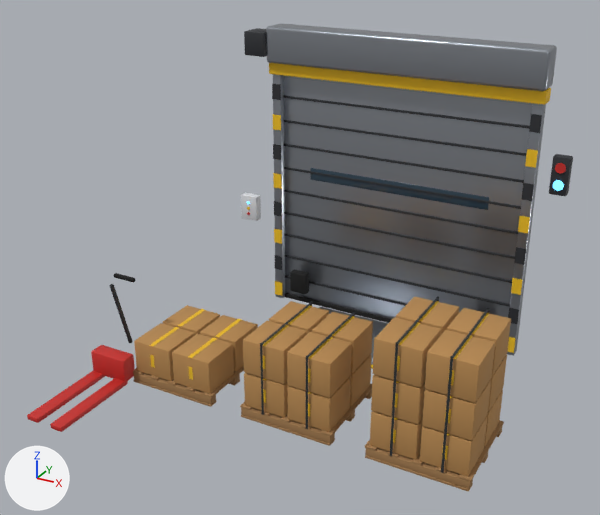
Renders of the FBX model unity/Openfleet/Assets/OpenFleet/Models/Station_Shipping.fbx from each side of a commit.
Camera for both pictures: a 50 mm lens placed at (3.73, -7.3, 5.29), pointed at (-0.24, -0.07, 1.68). Every picture has the same lights, and +X, +Y and +Z are marked at lower left. The first picture is the older version. Where no turn or scale is listed for an object, it has been applied to the vertices.

Objects in the first picture: 'Dock Door', 'Outbound Pallet', 'Outbound Pallet.001', 'Outbound Pallet.002', 'Pallet Jack'.
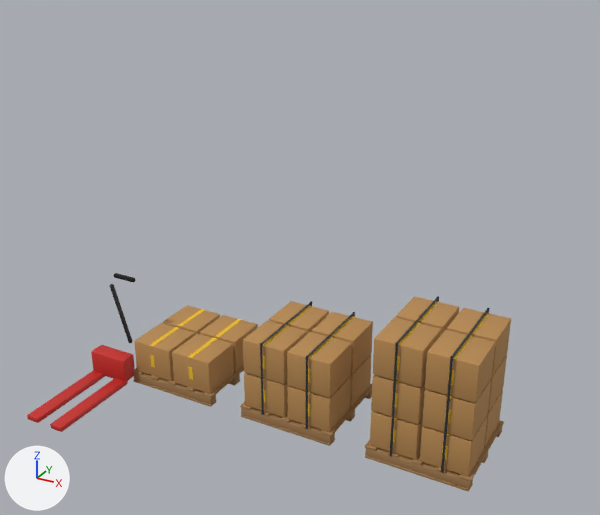
What differs and where, as boxes [x1, y1, x2, y2] in the pictures (600 x 515 px):
'Dock Door', deleted: before [241, 23, 573, 369]
    faces in mat_steel (grey #9ea3ab): [266, 23, 557, 365]
    faces in mat_machinedark (dark grey #292b30): [244, 28, 573, 324]
    faces in mat_laneline (yellow #f2c219): [247, 63, 551, 369]
    faces in mat_glass (dark blue #2e4252): [311, 168, 489, 210]
    faces in mat_rubber (black #0d0d0d): [285, 269, 392, 323]

Diff of the bpy script that builds the scene:
```diff
--- a/unity/Openfleet/Assets/OpenFleet/Models/Station_Shipping.fbx.py
+++ b/unity/Openfleet/Assets/OpenFleet/Models/Station_Shipping.fbx.py
@@ ob_dock_door @@
-ob_dock_door = bpy.data.objects.new('Dock Door', me_dock_door)
-ob_dock_door.location = (0.0, 2.0, 0.0)
```
